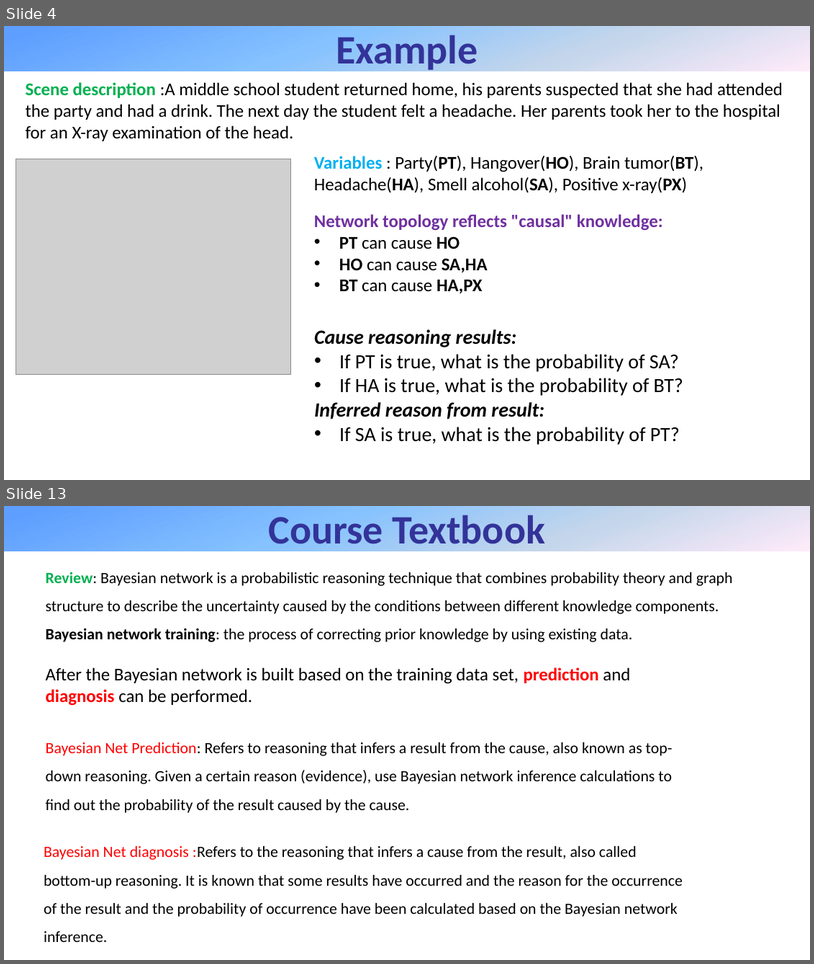
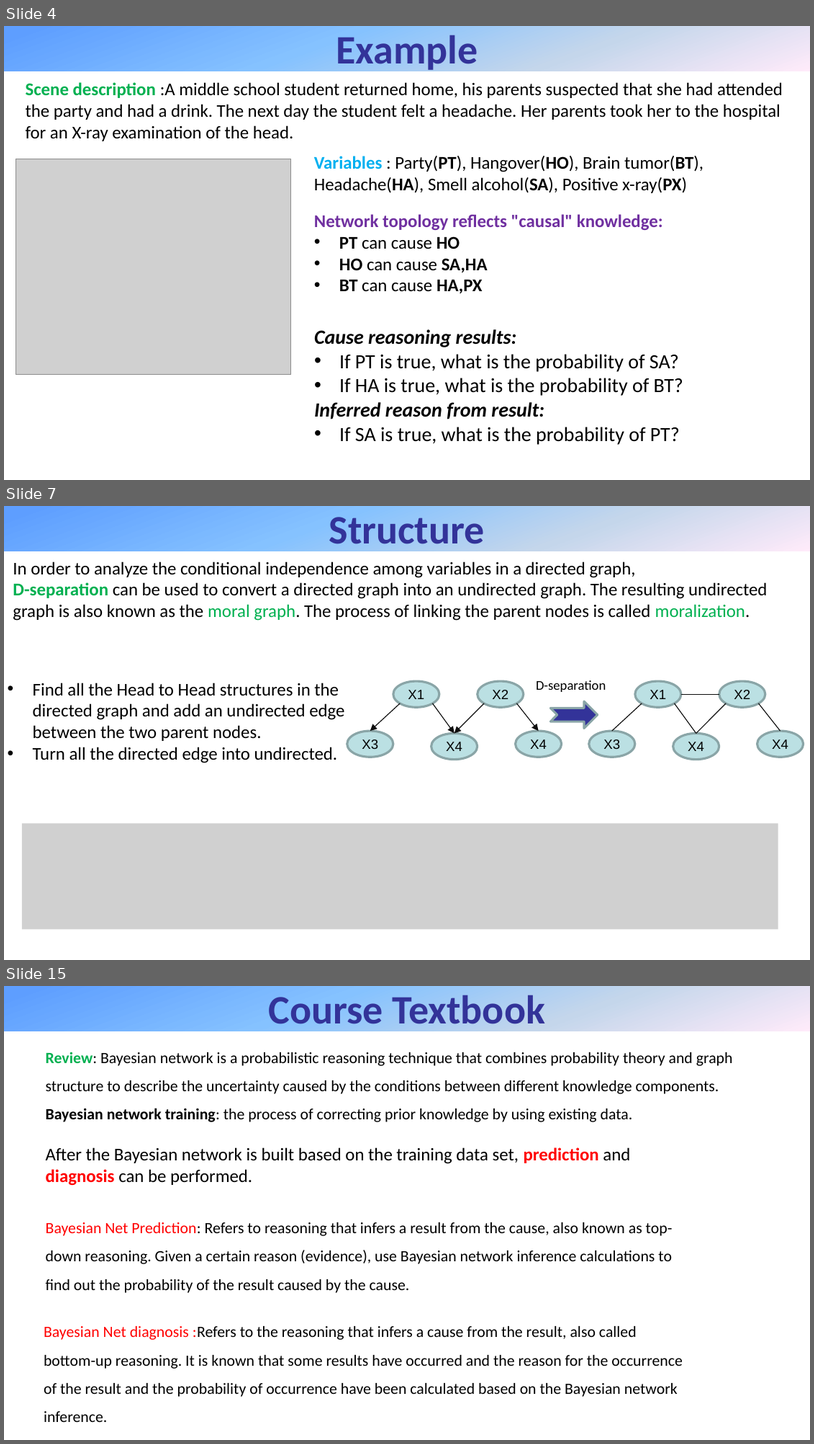
Before and after one commit to WeakX/Notes, a slide deck: ref/BayesNet.pptx. Shown one above the other, each under a label of ours: slides 4 and 13 before the commit, slides 4, 7 and 15 after it; the slides between them are not shown. The pictures are 814x964 and 814x1444 pixels, drawn with LibreOffice and Linux fonts; fonts in the diff are those of the drawing; grey boxes stand for pictures. Boxes give left, top, right and bottom in pixels: in the first picture for what was removed or moved away, otherwise in the second. Text is boxed around its words. In the diff, an @@ line names an element or a change of style, - is before the commit and + after.

```diff
--- a/ref/BayesNet.pptx
+++ b/ref/BayesNet.pptx
@@ slide 7 added at (4,506,810,960), background #FFFFFF @@
@@ rectangle added at (4,506,810,551), fill gradient #5E9EFF to #85C2FF to #C4D6EB to #FFEBFA, 36 pt, text #333399, bold @@
+Structure
@@ text added at (13,561,767,620), 16 pt, text #000000 @@
+In order to analyze the conditional independence among variables in a directed graph,
+D-separation can be used to convert a directed graph into an undirected graph. The resulting undirected graph is also known as the moral graph. The process of linking the parent nodes is called moralization.
@@ text added at (33,682,345,763), 16 pt, text #000000 @@
+• Find all the Head to Head structures in the directed graph and add an undirected edge between the two parent nodes.
+• Turn all the directed edge into undirected.
@@ group added at (347,680,803,759): 10 ellipses, 5 lines, 4 arrows, 1 notched right arrow, 1 text @@
+X1
+X3
+X2
+X4
+X4
+X1
+X3
+X2
+X4
+X4
+D-separation
@@ picture added at (22,823,778,929) @@
@@ what was slide 13 is now slide 15 @@
```
Also in this commit, not shown: 9 other slides added, 8 slides removed, 1 other file.
